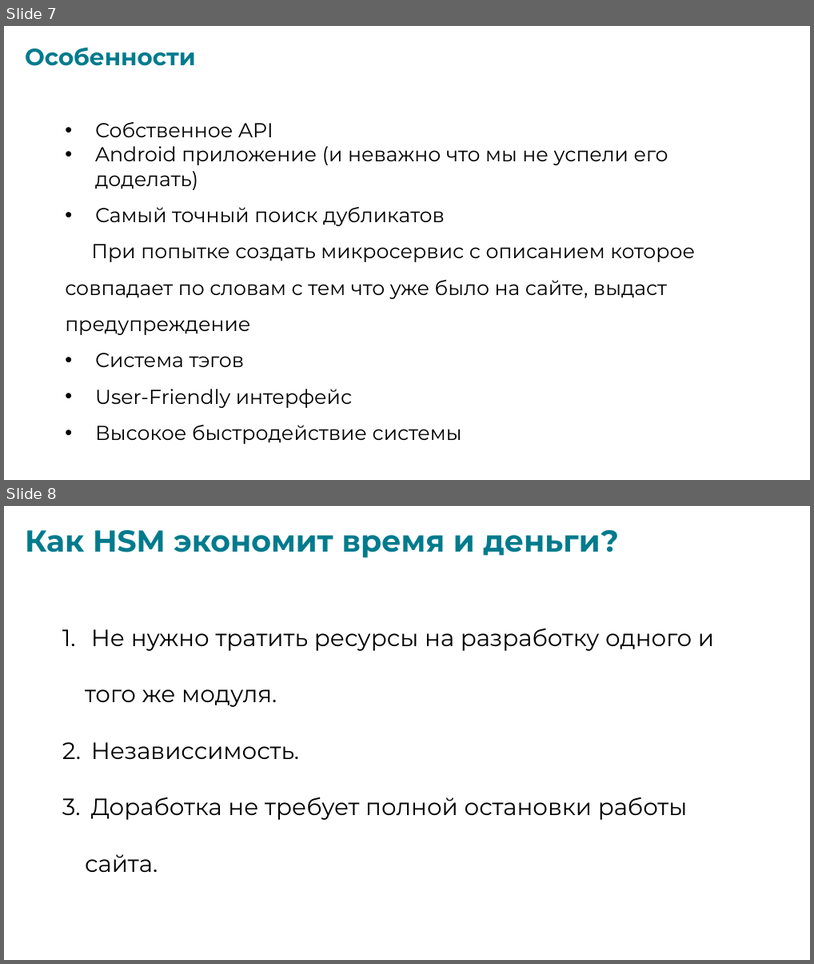
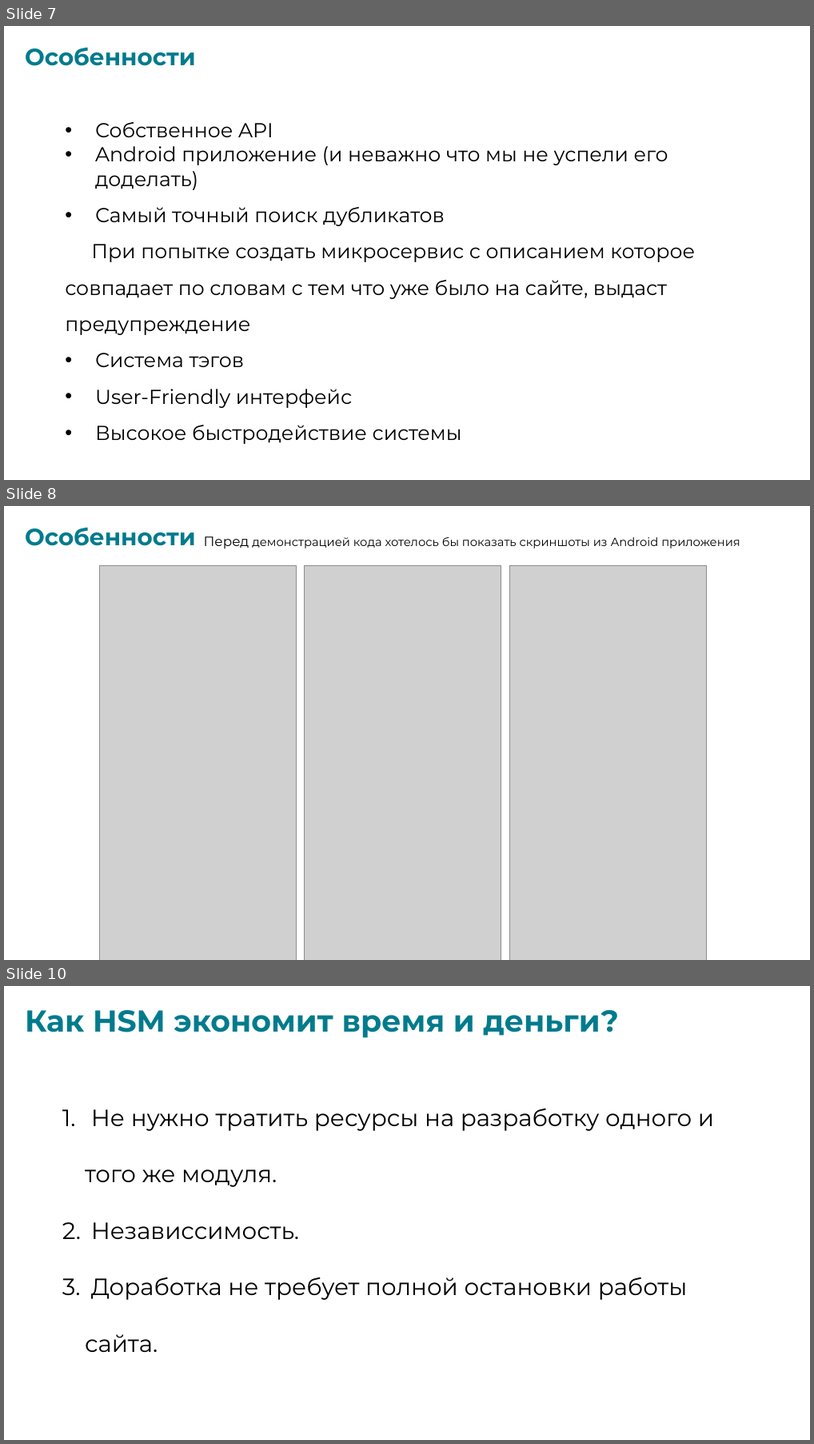
Before and after one commit to vapersan/changellenge, a slide deck: prezentation/HSM.pptx. Shown one above the other, each under a label of ours: slides 7 and 8 before the commit, slides 7, 8 and 10 after it; the slides between them are not shown. The pictures are 814x964 and 814x1444 pixels, drawn with LibreOffice and Linux fonts; fonts in the diff are those of the drawing; grey boxes stand for pictures. Boxes give left, top, right and bottom in pixels: in the first picture for what was removed or moved away, otherwise in the second. Text is boxed around its words. In the diff, an @@ line names an element or a change of style, - is before the commit and + after.

```diff
--- a/prezentation/HSM.pptx
+++ b/prezentation/HSM.pptx
@@ slide 8 added at box(4, 506, 810, 960), background #FFFFFF @@
@@ text added at box(25, 527, 196, 546), 28 pt, text #007B8D, bold @@
+Особенности
@@ text added at box(204, 536, 741, 549), 14 pt, text #000000 @@
+Перед демонстрацией кода хотелось бы показать скриншоты из Android приложения
@@ picture added at box(99, 566, 297, 960) @@
@@ picture added at box(305, 566, 502, 960) @@
@@ picture added at box(510, 566, 707, 960) @@
@@ what was slide 8 is now slide 10 @@
```
Also in this commit, not shown: 1 other slide added, 4 other files.
